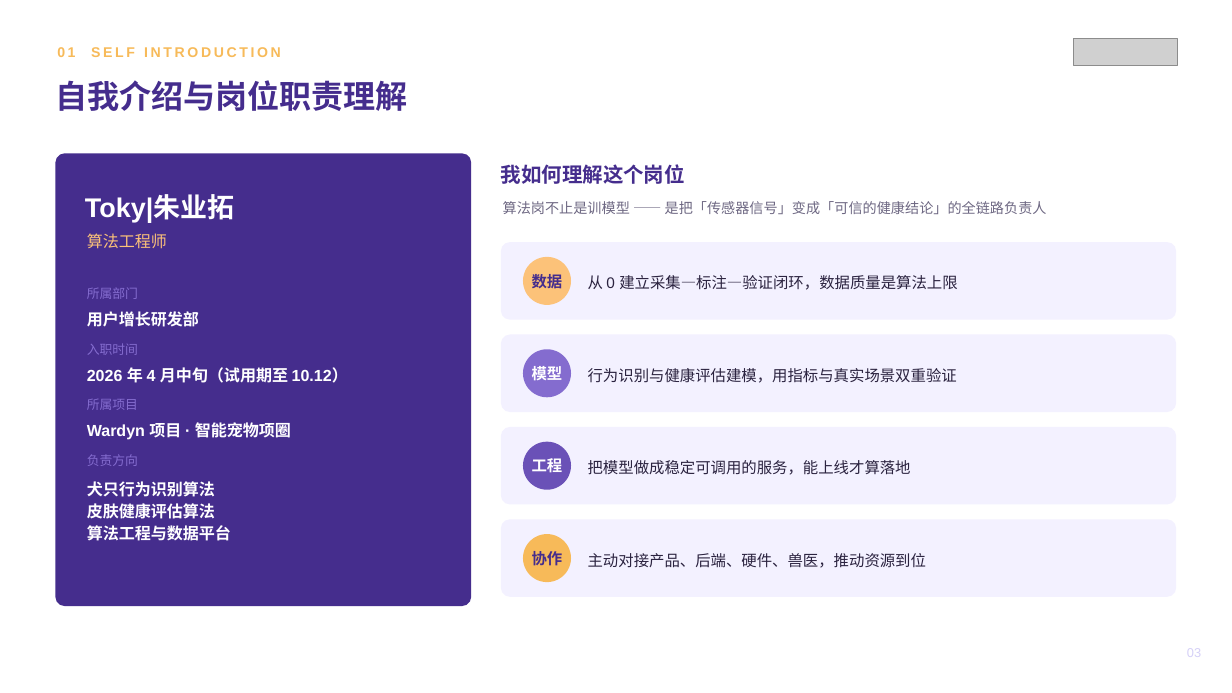
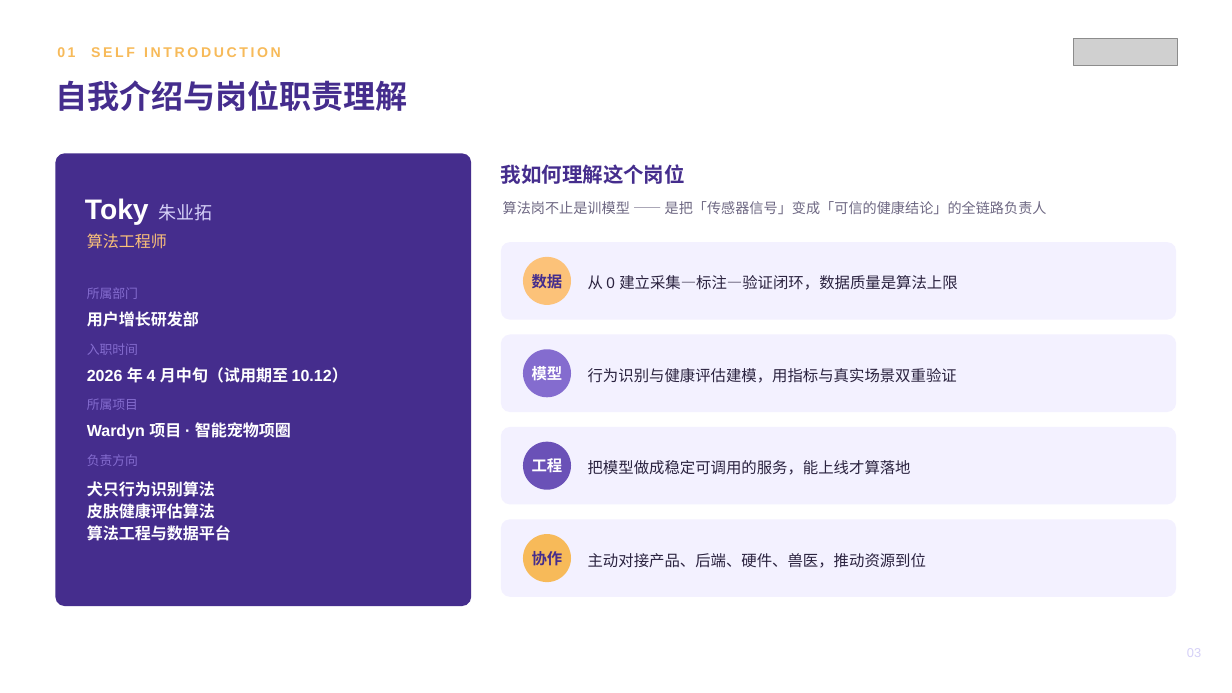
Before and after one commit to zhuyetuo/workplace_soft_skills, a slide deck: slide 3 of 转正述职/转正述职报告-朱业拓.pptx. Drawn at 1232x693 pixels with LibreOffice and Linux fonts; fonts in the diff are those of the drawing; grey boxes stand for pictures. Boxes give left, top, right and bottom in pixels: in the first picture for what was removed or moved away, otherwise in the second. Text is boxed around its words. In the diff, an @@ line names an element or a change of style, - is before the commit and + after.

```diff
--- a/转正述职/转正述职报告-朱业拓.pptx
+++ b/转正述职/转正述职报告-朱业拓.pptx
@@ text at [85, 198, 213, 225]: text changed; size 21 to 22 pt @@
-Toky|朱业拓
+Toky 朱业拓
```
Also in this commit, not shown: 2 other slides changed, 1 other file.
